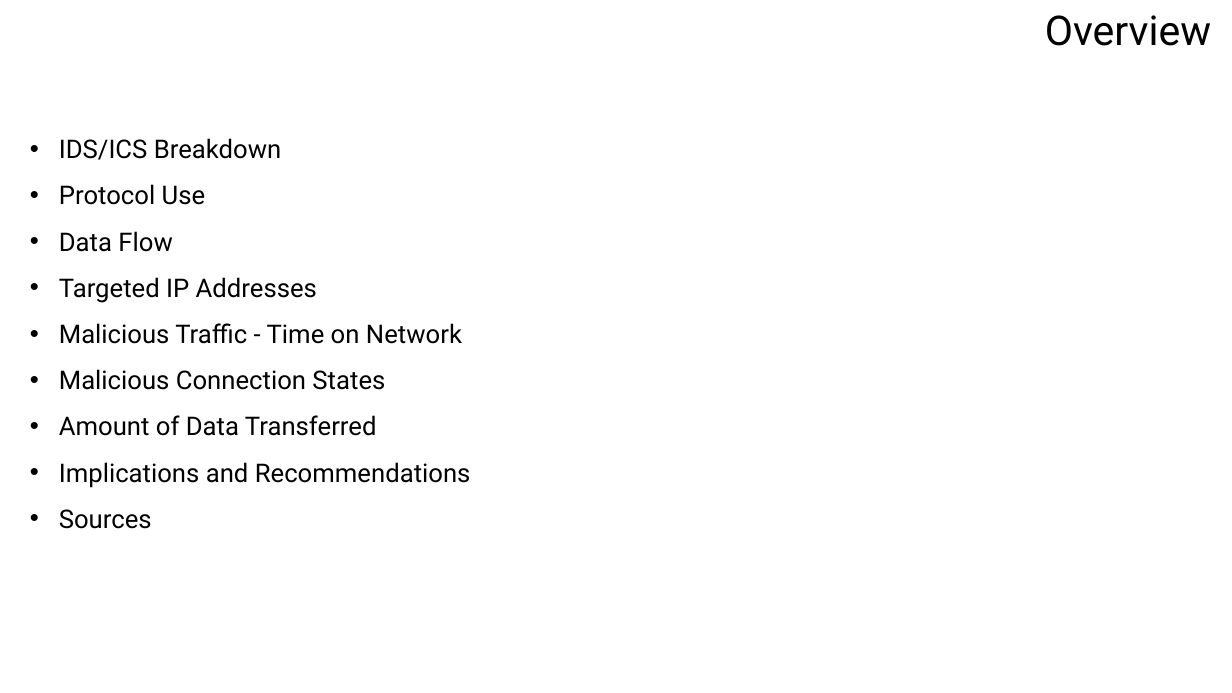
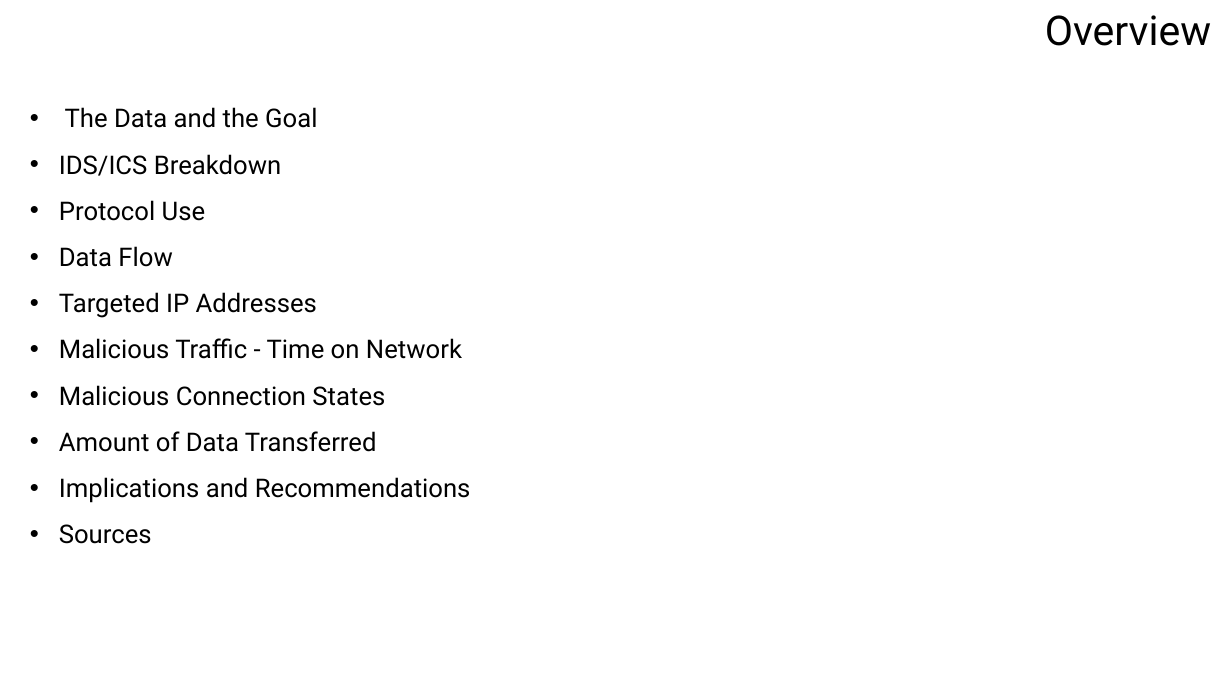
Before and after one commit to sdave777/Internet-of-Things_IDS_Data, a slide deck: slide 2 of Presentation.pptx. Drawn at 1232x693 pixels with LibreOffice and Linux fonts; fonts in the diff are those of the drawing; background and template pictures are left out. Boxes give left, top, right and bottom in pixels: in the first picture for what was removed or moved away, otherwise in the second. Text is boxed around its words. In the diff, an @@ line names an element or a change of style, - is before the commit and + after.

```diff
--- a/Presentation.pptx
+++ b/Presentation.pptx
@@ text at (65, 107, 317, 128): paragraph added @@
+• The Data and the Goal
```
Also in this commit, not shown: 3 other slides changed, 2 slides added.
